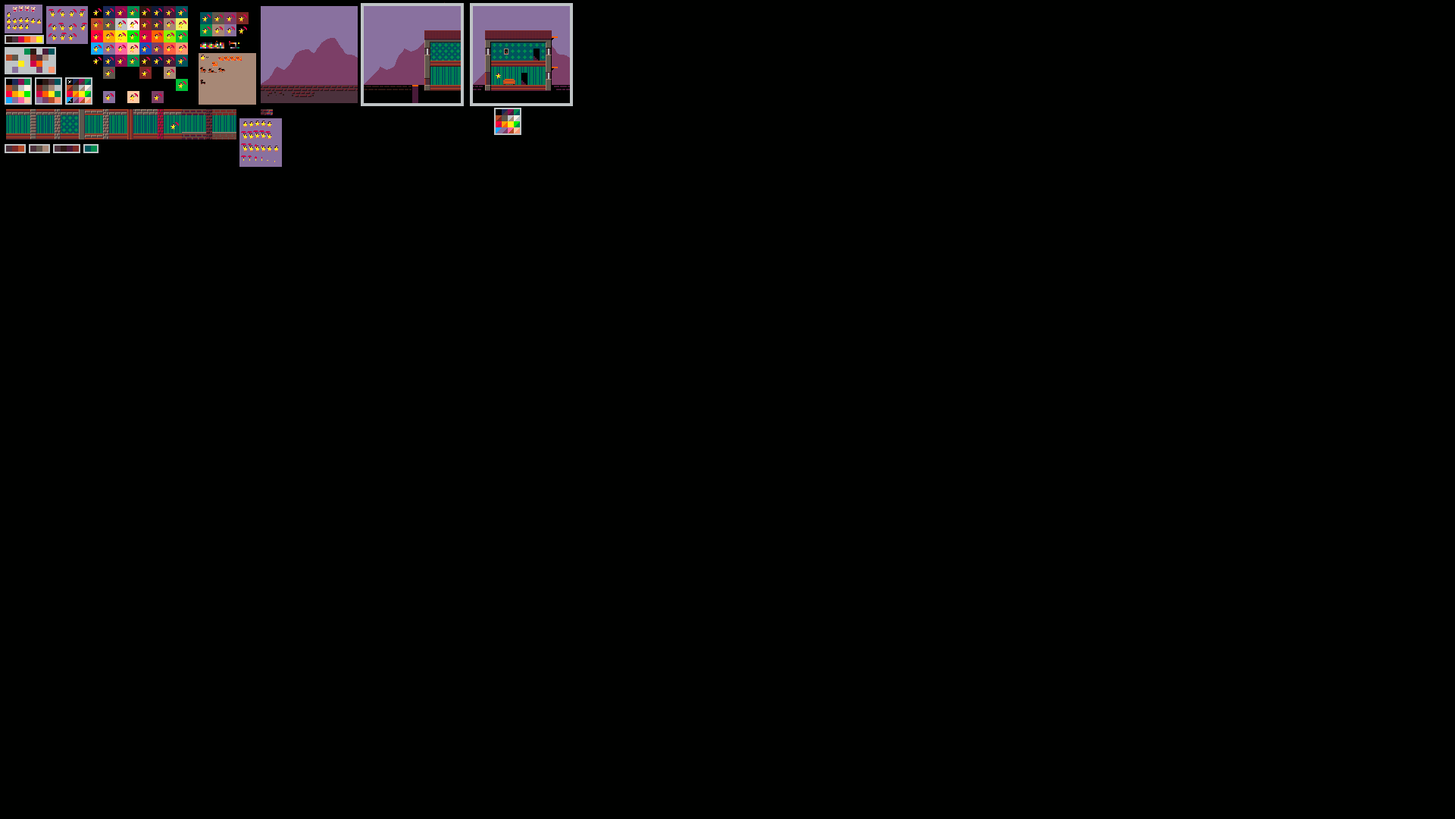
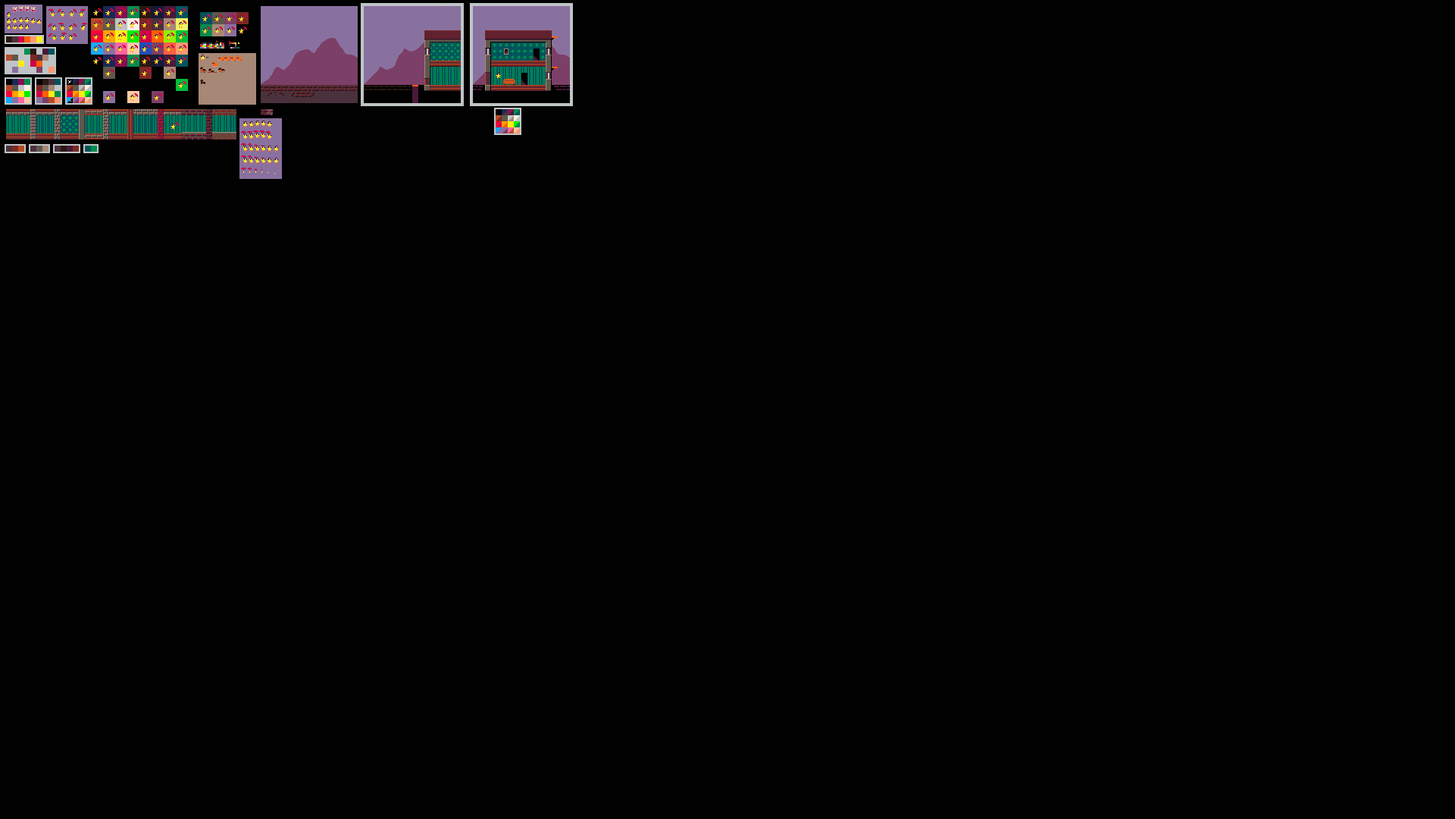
Revision of a layered (1455, 819) image; what changed, layer by layer:
painted on "Background" over [239, 157, 282, 179]
